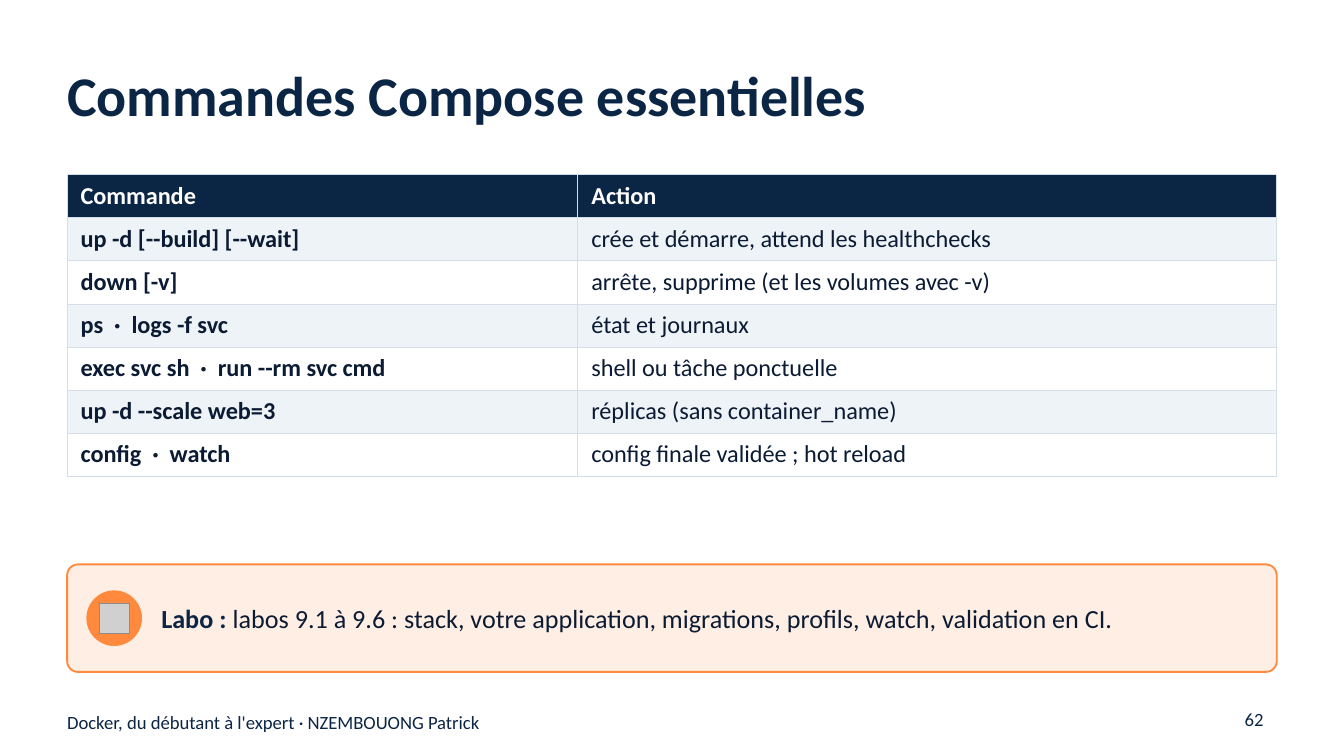
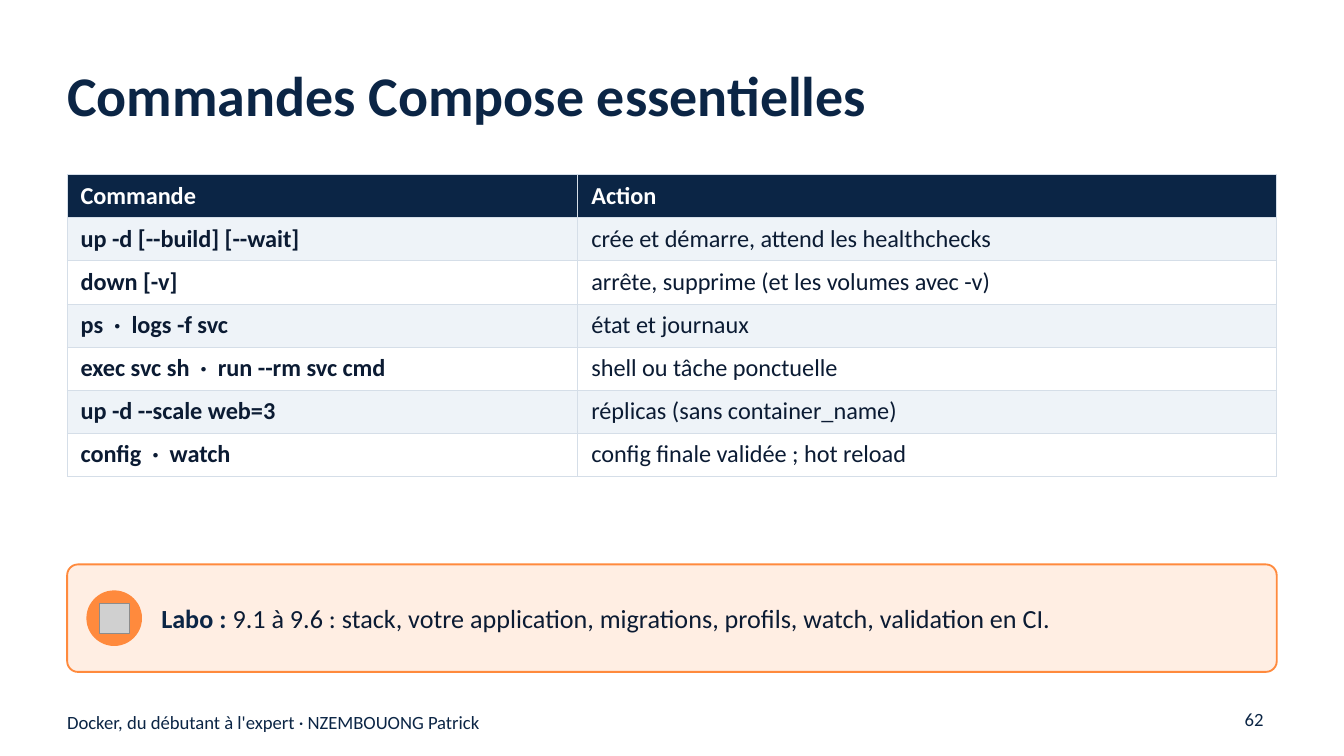
Before and after one commit to nzembouong18/Docker, a slide deck: slide 62 of support-de-cours/Docker-du-debutant-a-l-expert.pptx. Drawn at 1344x756 pixels with LibreOffice and Linux fonts; fonts in the diff are those of the drawing; grey boxes stand for pictures. Boxes give left, top, right and bottom in pixels: in the first picture for what was removed or moved away, otherwise in the second. Text is boxed around its words. In the diff, an @@ line names an element or a change of style, - is before the commit and + after.

```diff
--- a/support-de-cours/Docker-du-debutant-a-l-expert.pptx
+++ b/support-de-cours/Docker-du-debutant-a-l-expert.pptx
@@ text at box(161, 609, 1050, 633): text changed @@
-Labo : labos 9.1 à 9.6 : stack, votre application, migrations, profils, watch, validation en CI.
+Labo : 9.1 à 9.6 : stack, votre application, migrations, profils, watch, validation en CI.
```
Also in this commit, not shown: 15 other slides changed, 5 other files.
